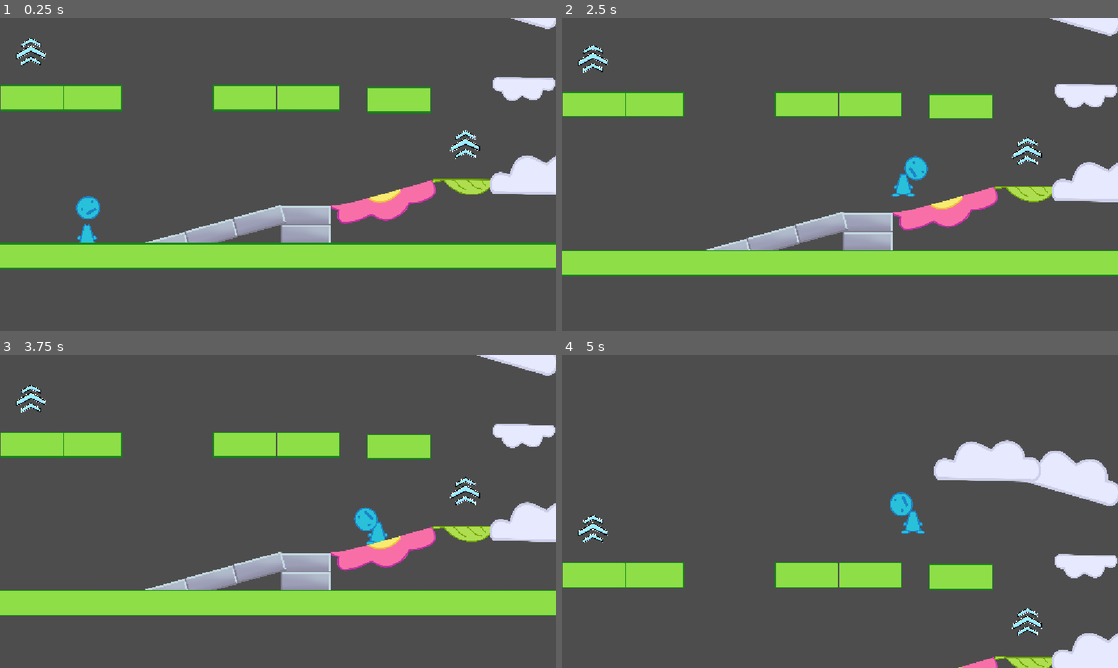
Above: before the commit, frames 1-4 (two rows, left to right).
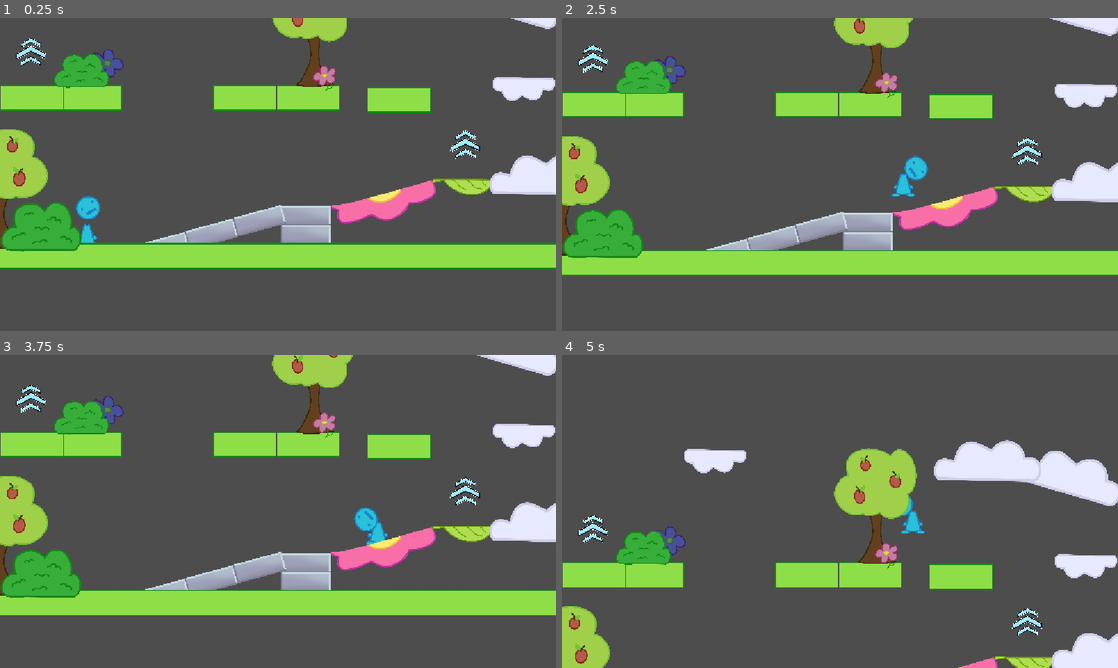
Above: after the commit, the same moments.

Repository: average4136/head-over-heels-game
Game: Godot game, scene res://Scenes/Level scenes/grass_scene.tscn
The game is run twice, just before and just after one commit, with the same random seed, the same clock (stepped at 60 frames per second) and the same inputs. This scene is started directly instead of the project's main scene.
Inputs:
- Up to frame 1 (0.25 s): no input
- Up to frame 2 (2.5 s): tap Enter (ui_accept) at 0.5 s; hold D (move_right) 0.53-2.03 s; tap Space (jump) at 0.77, 1.52 s; hold A (move_left) from 2.03 s (still down)
- Up to frame 3 (3.75 s): release A (move_left) at 2.78 s; hold D (move_right) from 2.78 s (still down); tap Space (jump) at 3.02 s
- Up to frame 4 (5 s): tap Space (jump) at 3.77, 4.52 s; release D (move_right) at 4.28 s; hold A (move_left) from 4.28 s (still down)

The runs differ from the first frame. In frame 1, 5.8% of the frame differs, in the area x 0-63%, y 0-75%; in frame 2, 6.1%; in frame 3, 6.3%, in the area x 0-64%, y 0-78%; in frame 4, 6.2%.

Commit message:
decorated grass

Diff:
--- a/Scenes/Level scenes/grass_scene.tscn
+++ b/Scenes/Level scenes/grass_scene.tscn
@@ -7,10 +7,51 @@
 [ext_resource type="PackedScene" uid="uid://cwbv4iwydbj34" path="res://Scenes/Objects/Leaf_block.tscn" id="5_xmgho"]
 [ext_resource type="PackedScene" uid="uid://bqg68mukgpldk" path="res://Scenes/Objects/stone_platform.tscn" id="7_j1d2w"]
 [ext_resource type="PackedScene" uid="uid://ysms78opj7fm" path="res://Scenes/Objects/launch_booster.tscn" id="7_xmgho"]
+[ext_resource type="Texture2D" uid="uid://bljw3sjkh0m3n" path="res://Assets/Decorations/tree decor.png" id="8_n02xx"]
+[ext_resource type="Texture2D" uid="uid://bvqnfi7ife36w" path="res://Assets/Decorations/bush decor.png" id="9_w5b0t"]
+[ext_resource type="Texture2D" uid="uid://bgm8ebfl1wpqt" path="res://Assets/Decorations/flower decor.png" id="10_2tlxi"]
 
 [sub_resource type="WorldBoundaryShape2D" id="WorldBoundaryShape2D_jm2at"]
 
 [sub_resource type="WorldBoundaryShape2D" id="WorldBoundaryShape2D_xmgho"]
+
+[sub_resource type="Animation" id="Animation_n02xx"]
+length = 0.001
+tracks/0/type = "value"
+tracks/0/imported = false
+tracks/0/enabled = true
+tracks/0/path = NodePath(".:position")
+tracks/0/interp = 1
+tracks/0/loop_wrap = true
+tracks/0/keys = {
+"times": PackedFloat32Array(0),
+"transitions": PackedFloat32Array(1),
+"update": 0,
+"values": [Vector2(-726, -806)]
+}
+
+[sub_resource type="Animation" id="Animation_w5b0t"]
+resource_name = "cloud move"
+length = 3.0
+loop_mode = 2
+tracks/0/type = "value"
+tracks/0/imported = false
+tracks/0/enabled = true
+tracks/0/path = NodePath(".:position")
+tracks/0/interp = 1
+tracks/0/loop_wrap = true
+tracks/0/keys = {
+"times": PackedFloat32Array(0, 3),
+"transitions": PackedFloat32Array(1, 1),
+"update": 0,
+"values": [Vector2(-726, -806), Vector2(-111, -990)]
+}
+
+[sub_resource type="AnimationLibrary" id="AnimationLibrary_2tlxi"]
+_data = {
+&"RESET": SubResource("Animation_n02xx"),
+&"cloud move": SubResource("Animation_w5b0t")
+}
 
 [node name="Grass scene" type="Node2D" unique_id=610116829]
 
@@ -104,3 +145,42 @@
 
 [node name="Launch booster2" parent="." unique_id=1769609741 instance=ExtResource("7_xmgho")]
 position = Vector2(-1024, -592)
+
+[node name="TreeDecor" type="Sprite2D" parent="." unique_id=429222409]
+position = Vector2(-1152, -29.00003)
+scale = Vector2(0.25880423, 0.25880423)
+texture = ExtResource("8_n02xx")
+
+[node name="BushDecor" type="Sprite2D" parent="." unique_id=595655799]
+position = Vector2(-981, 135)
+scale = Vector2(0.2909961, 0.2909961)
+texture = ExtResource("9_w5b0t")
+
+[node name="TreeDecor2" type="Sprite2D" parent="." unique_id=314288787]
+position = Vector2(151, -690)
+rotation = 3.1415927
+scale = Vector2(0.22744878, -0.24957219)
+texture = ExtResource("8_n02xx")
+
+[node name="FlowerDecor" type="Sprite2D" parent="." unique_id=1040143008]
+position = Vector2(72, -465)
+scale = Vector2(0.15745524, 0.15745524)
+texture = ExtResource("10_2tlxi")
+
+[node name="FlowerDecor2" type="Sprite2D" parent="." unique_id=55686723]
+self_modulate = Color(0.35839754, 0.64806694, 0.95248777, 1)
+position = Vector2(-536, -506.00003)
+scale = Vector2(-0.22197801, 0.22197801)
+texture = ExtResource("10_2tlxi")
+
+[node name="BushDecor2" type="Sprite2D" parent="." unique_id=1261107350]
+position = Vector2(-814, -512)
+scale = Vector2(0.20002364, 0.20002364)
+texture = ExtResource("9_w5b0t")
+
+[node name="Cloud block5" parent="." unique_id=1102404540 instance=ExtResource("4_jm2at")]
+position = Vector2(-726, -806)
+
+[node name="AnimationPlayer" type="AnimationPlayer" parent="Cloud block5" unique_id=2031450640]
+libraries/ = SubResource("AnimationLibrary_2tlxi")
+autoplay = &"cloud move"
